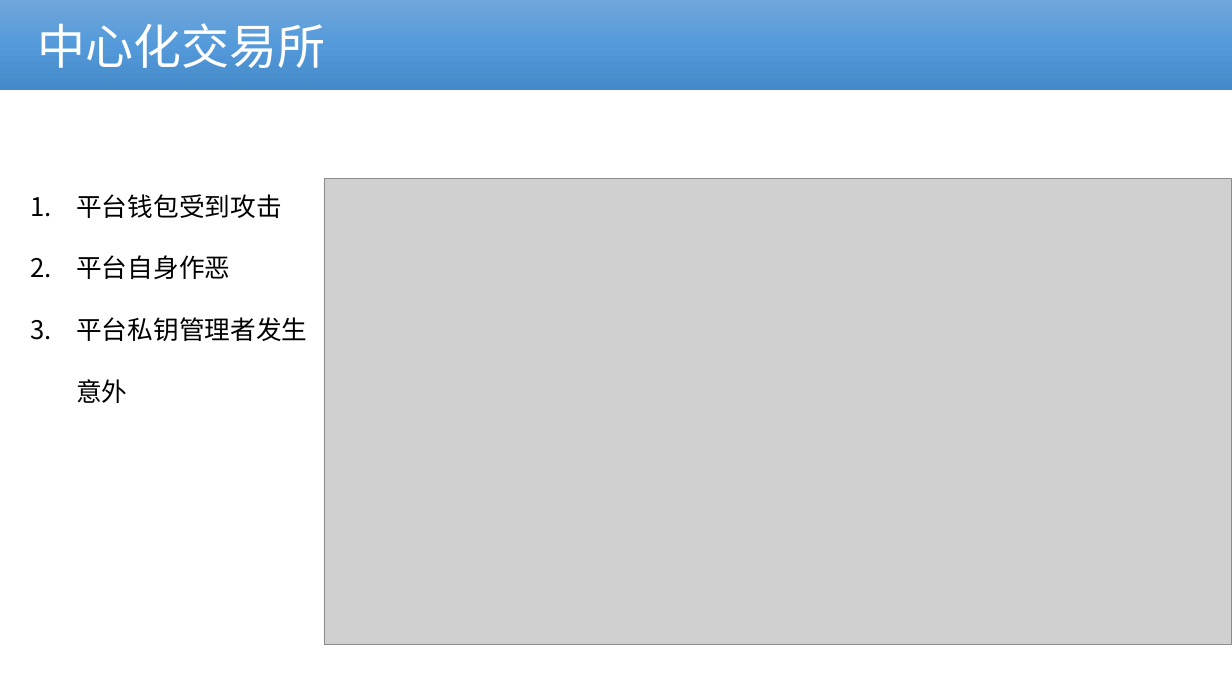
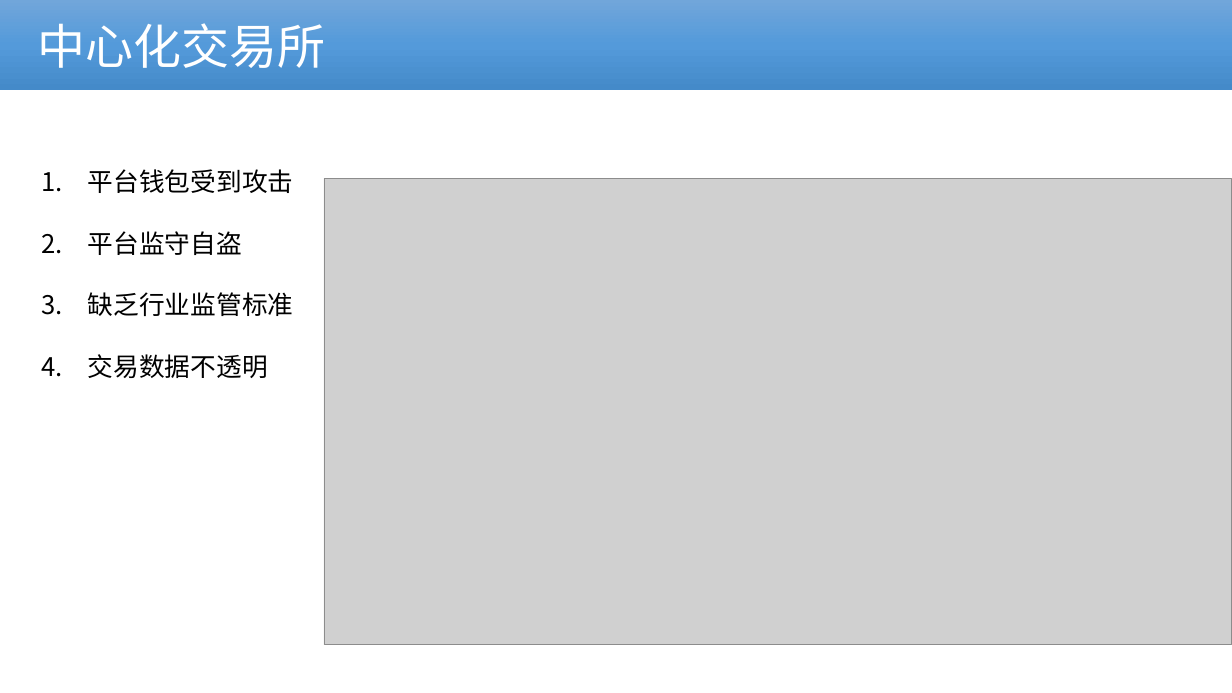
Before and after one commit to cmdpos/gaia, a slide deck: slide 4 of ppt/blockchain-dex.pptx. Drawn at 1232x693 pixels with LibreOffice and Linux fonts; fonts in the diff are those of the drawing; grey boxes stand for pictures. Boxes give left, top, right and bottom in pixels: in the first picture for what was removed or moved away, otherwise in the second. Text is boxed around its words. In the diff, an @@ line names an element or a change of style, - is before the commit and + after.

```diff
--- a/ppt/blockchain-dex.pptx
+++ b/ppt/blockchain-dex.pptx
@@ text "平台钱包受到攻击": place and size @@
-text "平台钱包受到攻击" at (76, 194, 307, 403)
+text "平台钱包受到攻击" at (88, 169, 294, 378)
@@ text at (88, 231, 294, 378): text changed @@
-2. 平台自身作恶
-3. 平台私钥管理者发生意外
+2. 平台监守自盗
+3. 缺乏行业监管标准
+4. 交易数据不透明
```
Also in this commit, not shown: 14 other slides changed, 3 slides added, 3 slides removed.
